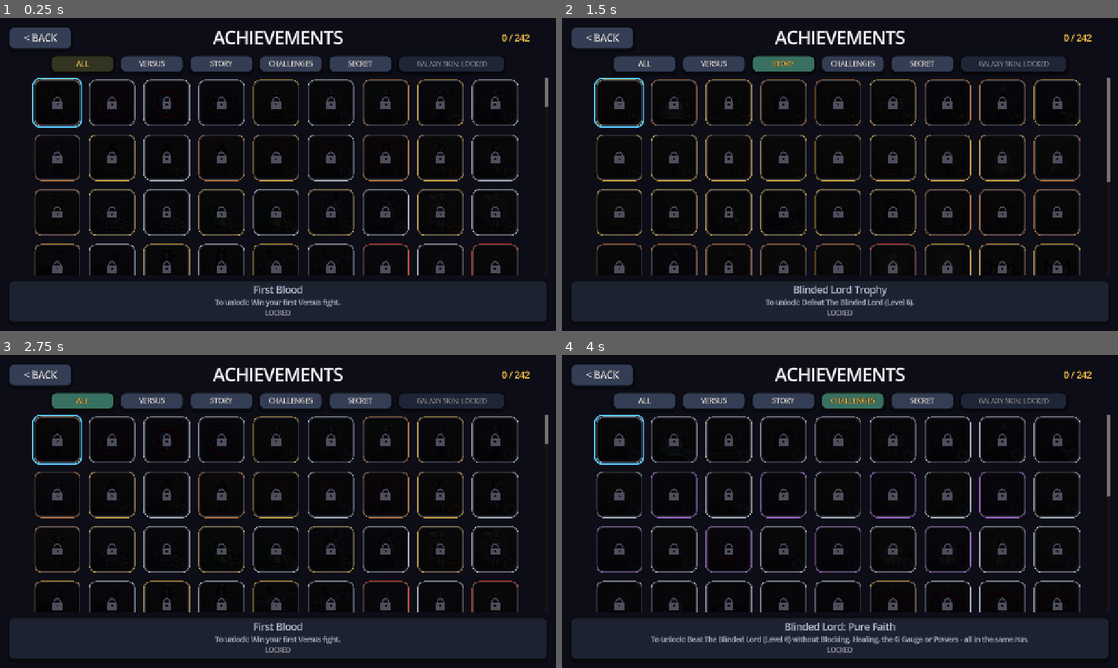
Above: before the commit, frames 1-4 (two rows, left to right).
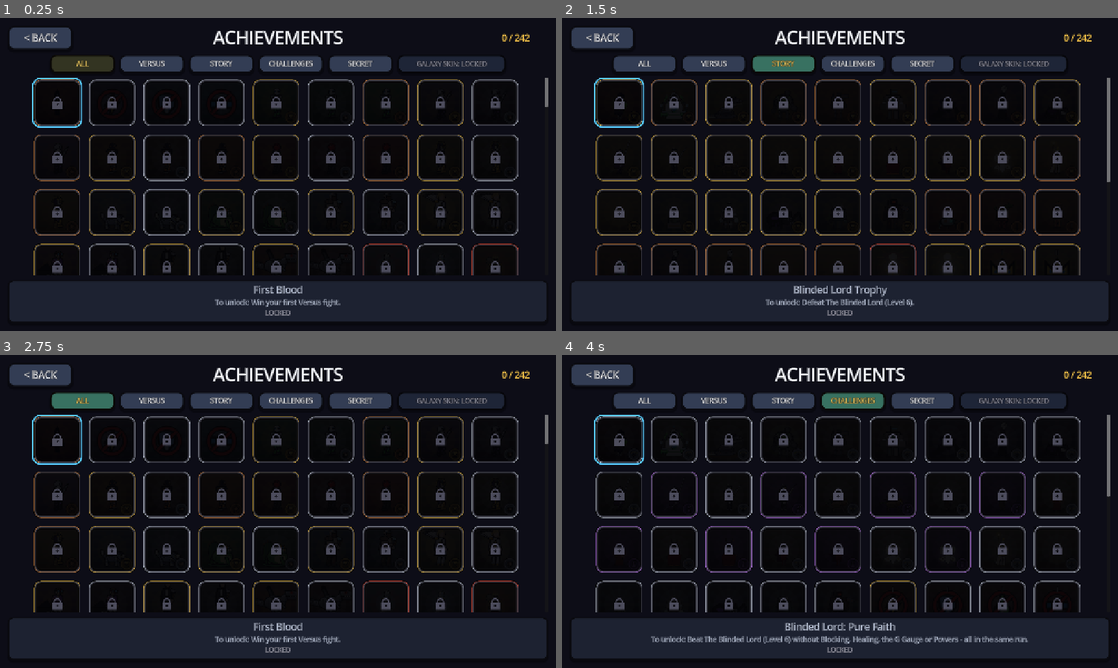
Above: after the commit, the same moments.

Repository: mahitoitadori2-dotcom/fighting-game
Game: Godot game, scene res://scenes/AchievementsMenu.tscn
Two runs of this game, one before a commit and one after it. Both use one fixed random seed, a clock stepped at 60 frames per second and the inputs below. This scene is started directly instead of the project's main scene.
Inputs:
- Up to frame 1 (0.25 s): no input
- Up to frame 2 (1.5 s): click "STORY" at 0.5 s; click "STORY" at 1.25 s
- Up to frame 3 (2.75 s): click "ALL" at 2 s
- Up to frame 4 (4 s): click "VERSUS" at 2.75 s; click "CHALLENGES" at 3.5 s

The runs differ from the first frame. In frame 1, 1.5% of the frame differs, in the area x 6-94%, y 19-83%; in frame 2, 1.5%; in frame 3, 1.5%; in frame 4, 1.5%.

Commit message:
Auto-commit: sweep.gd, sweep.gd.uid, sweep.tscn, sweeper.gd +4 more

Diff:
--- /dev/null
+++ b/_memprobe/sweep.gd
@@ -0,0 +1,8 @@
+extends Node
+
+func _ready() -> void:
+	StoryProgress.load_progress()
+	var s := Node.new()
+	s.set_script(load("res://_memprobe/sweeper.gd"))
+	s.name = "Sweeper"
+	get_tree().root.add_child.call_deferred(s)
--- /dev/null
+++ b/_memprobe/sweep.tscn
@@ -0,0 +1,6 @@
+[gd_scene load_steps=2 format=3]
+
+[ext_resource type="Script" path="res://_memprobe/sweep.gd" id="1"]
+
+[node name="Sweep" type="Node"]
+script = ExtResource("1")
--- /dev/null
+++ b/_memprobe/sweeper.gd
@@ -0,0 +1,150 @@
+extends Node
+## WHOLE-GAME SWEEP: every menu, every Versus map, every opponent, every fighter, every Story level,
+## every extension level, DemiLand and The Caves. The CPU plays. Per test it prints one RESULT line:
+## RESULT|name|load ms|avg fps|1% low fps|worst frame ms|frames > 33 ms|max draw calls|max nodes|static MB|note
+## Errors land in the log between the "### TEST" markers.
+
+const SKIP_WARMUP := 1.0                 # Ignore the first second of a test (loading spike)
+
+var _times: PackedFloat32Array = []
+var _draw_max := 0
+var _nodes_max := 0
+var _t := 0.0
+var _measuring := false
+var _first_frame_ms := -1.0
+var _start_ms := 0
+
+
+func _process(delta: float) -> void:
+	if not _measuring:
+		return
+	if _first_frame_ms < 0.0:
+		_first_frame_ms = float(Time.get_ticks_msec() - _start_ms)
+	_t += delta
+	if _t < SKIP_WARMUP:
+		return
+	_times.append(delta * 1000.0)
+	_draw_max = maxi(_draw_max, int(Performance.get_monitor(Performance.RENDER_TOTAL_DRAW_CALLS_IN_FRAME)))
+	_nodes_max = maxi(_nodes_max, int(Performance.get_monitor(Performance.OBJECT_NODE_COUNT)))
+
+
+func _wait(s: float) -> void:
+	await get_tree().create_timer(s, true, false, true).timeout
+
+
+## Runs one test: change scene, measure `secs`, print the RESULT line.
+func _test(name: String, scene: String, secs: float) -> void:
+	print("### TEST %s" % name)
+	if PauseMenu.is_open:
+		var pm := get_tree().root.get_node_or_null("PauseMenu")
+		if pm != null:
+			pm.queue_free()
+	get_tree().paused = false
+	Engine.time_scale = 1.0
+	_times = PackedFloat32Array()
+	_draw_max = 0
+	_nodes_max = 0
+	_t = 0.0
+	_first_frame_ms = -1.0
+	_start_ms = Time.get_ticks_msec()
+	var err := get_tree().change_scene_to_file(scene)
+	if err != OK:
+		print("RESULT|%s|0|0|0|0|0|0|0|0|SCENE LOAD FAILED (%d)" % [name, err])
+		return
+	_measuring = true
+	await _wait(secs)
+	_measuring = false
+	var note := ""
+	var cur := get_tree().current_scene
+	if cur != null and cur.scene_file_path != scene:
+		note = "ended early -> %s" % cur.scene_file_path.get_file()
+	_report(name, note)
+
+
+func _report(name: String, note: String) -> void:
+	var n := _times.size()
+	if n == 0:
+		print("RESULT|%s|%d|0|0|0|0|%d|%d|%d|no frames %s" % [name, int(_first_frame_ms), _draw_max, _nodes_max, int(OS.get_static_memory_usage() / 1048576), note])
+		return
+	var sum := 0.0
+	var worst := 0.0
+	var slow := 0
+	for v in _times:
+		sum += v
+		worst = maxf(worst, v)
+		if v > 33.3:
+			slow += 1
+	var sorted := _times.duplicate()
+	sorted.sort()
+	var p99: float = sorted[mini(n - 1, int(float(n) * 0.99))]
+	print("RESULT|%s|%d|%.0f|%.0f|%.1f|%d|%d|%d|%d|%s" % [name, int(_first_frame_ms), 1000.0 * float(n) / sum, 1000.0 / maxf(p99, 0.001),
+		worst, slow, _draw_max, _nodes_max, int(OS.get_static_memory_usage() / 1048576), note])
+
+
+func _ready() -> void:
+	process_mode = Node.PROCESS_MODE_ALWAYS
+	DisplayServer.window_set_vsync_mode(DisplayServer.VSYNC_DISABLED)
+	Engine.max_fps = 0
+	StoryManager.autoplay = true                       # CPU plays Story; dialogue advances; no auto-pause
+	ArenaManager.p1_cpu = true                         # Versus: AI vs AI
+	DemiLand.test_steer = true
+	var only := OS.get_environment("UB_SWEEP")         # Optional: run one part (menus/maps/versus/story/ext/demi)
+	print("SWEEP START graphics=%s" % GraphicsSettings.NAMES[GraphicsSettings.level])
+	# ---- 1. MENUS ----
+	if only == "" or only == "menus":
+		for sc in ["res://scenes/MainMenu.tscn", "res://scenes/CharacterSelect.tscn", "res://scenes/MatchSettings.tscn",
+				"res://scenes/StoryMenu.tscn", "res://scenes/MapCatalogue.tscn", "res://scenes/AchievementsMenu.tscn", "res://scenes/PreFight.tscn"]:
+			await _test("menu " + String(sc).get_file().get_basename(), sc, 4.0)
+		var base_mem := int(OS.get_static_memory_usage() / 1048576)
+		print("MEM after menus: %d MB" % base_mem)
+	# ---- 2. EVERY VERSUS MAP (Architect vs Warrior, both CPU) ----
+	if only == "" or only == "maps":
+		CharacterRoster.selected_id = "architect"
+		CharacterRoster.opponent_id = "warrior"
+		for e in MapCatalog.entries():
+			ArenaManager.selected_arena = String(e["id"])
+			await _test("map " + String(e["id"]), String(e["scene"]), 4.0)
+	# ---- 3. EVERY OPPONENT (incl. all 33 Story ones) + every fighter as P1 ----
+	if only == "" or only == "versus":
+		for e in EnemyManager.entries():
+			if e.get("story", false):
+				StoryProgress.seen[String(e["class"])] = true     # (in memory only)
+		ArenaManager.selected_arena = "test"
+		CharacterRoster.selected_id = "architect"
+		for e in CharacterRoster.all():
+			CharacterRoster.opponent_id = String(e["id"])
+			await _test("vs " + String(e["id"]), "res://Main.tscn", 7.0)
+		CharacterRoster.opponent_id = "warrior"
+		for e in CharacterRoster.playable():
+			CharacterRoster.selected_id = String(e["id"])
+			await _test("p1 " + String(e["id"]), "res://Main.tscn", 7.0)
+		CharacterRoster.selected_id = "architect"
+	# ---- 4. EVERY STORY LEVEL (CPU) ----
+	if only == "" or only == "story":
+		for n in range(1, 63):
+			StoryProgress.current_level = n
+			StoryManager.boss_retry = 0
+			await _test("story %d %s" % [n, String(StoryLevels.get_level(n).get("title", ""))], "res://scenes/StoryArena.tscn", 16.0)
+			# Boss levels: also start right at the boss (boss intro + fight + stance)
+			if String(StoryLevels.get_level(n).get("boss", "")) != "" and not (StoryLevels.get_level(n).get("waves", []) as Array).is_empty():
+				StoryManager.boss_retry = n
+				await _test("boss %d" % n, "res://scenes/StoryArena.tscn", 16.0)
+	# ---- 5. BOSS EXTENSIONS ----
+	if only == "" or only == "ext":
+		for k in StoryLevels.EXT_ORDER:
+			var first := int(StoryLevels.EXTENSIONS[k]["first"])
+			for i in 3:
+				StoryProgress.current_level = first + i
+				await _test("ext %s" % StoryLevels.ext_code(first + i), "res://scenes/StoryArena.tscn", 16.0)
+	# ---- 6. DEMILAND + THE CAVES ----
+	if only == "" or only == "demi":
+		StoryProgress.current_level = 63
+		await _test("demiland", "res://scenes/DemiLand.tscn", 45.0)
+		for n in [64, 65, 66]:
+			StoryProgress.current_level = n
+			await _test("cave %d" % n, "res://scenes/CaveSlide.tscn", 20.0)
+	# ---- back to the menu: memory after everything ----
+	await _test("menu MainMenu (end)", "res://scenes/MainMenu.tscn", 4.0)
+	print("MEM at end: %d MB" % int(OS.get_static_memory_usage() / 1048576))
+	print("SWEEP DONE")
+	get_tree().quit()
--- a/scripts/achievements/AchievementCard.gd
+++ b/scripts/achievements/AchievementCard.gd
@@ -1,18 +1,91 @@
 class_name AchievementCard
 extends Control
 ## One achievement's artwork as a Control (AchievementArt). animate = redraw every frame
-## (the toast, the hovered card); otherwise it is drawn once (a grid of 100+ cards stays cheap).
+## (the toast, the hovered card). Otherwise the artwork is BAKED once into a picture (a hidden
+## SubViewport, one card per frame) and drawn as ONE texture: the Achievements grid had ~6500
+## draw calls per frame from 200+ clipped vector cards (sweep 2026-11-14). Pictures are cached for
+## the session (id + locked + size).
 
 var def: Dictionary = {}
 var locked := false
 var animate := false
 
 var _t := 0.0
+var _tex: Texture2D
+
+static var _cache := {}                  # key -> ImageTexture
+static var _queue: Array = []            # Cards waiting to be baked
+static var _baking := false
 
 
 func _ready() -> void:
 	clip_contents = true
 	set_process(animate)
+	resized.connect(_request)
+	_request.call_deferred()
+
+
+func _key() -> String:
+	return "%s|%s|%dx%d" % [def.get("id", ""), locked, int(size.x), int(size.y)]
+
+
+func _request() -> void:
+	if animate or def.is_empty() or size.x < 8.0 or size.y < 8.0:
+		return
+	var k := _key()
+	if _cache.has(k):
+		_tex = _cache[k]
+		queue_redraw()
+		return
+	_tex = null
+	if not _queue.has(self):
+		_queue.append(self)
+	if not _baking:
+		_bake_queue.call_deferred(get_tree())
+
+
+static func _bake_queue(tree: SceneTree) -> void:
+	if _baking or tree == null:
+		return
+	_baking = true
+	while not _queue.is_empty():
+		# Up to 12 cards per frame: each gets a hidden viewport, all are read back after one frame
+		var batch: Array = []
+		while not _queue.is_empty() and batch.size() < 12:
+			var card: AchievementCard = _queue.pop_front()
+			if card == null or not is_instance_valid(card) or not card.is_inside_tree():
+				continue
+			var k := card._key()
+			if _cache.has(k):
+				card._tex = _cache[k]
+				card.queue_redraw()
+				continue
+			var vp := SubViewport.new()
+			vp.size = Vector2i(int(card.size.x), int(card.size.y))
+			vp.transparent_bg = true
+			vp.render_target_update_mode = SubViewport.UPDATE_ONCE
+			var painter := Control.new()
+			painter.size = card.size
+			var d := card.def
+			var lk := card.locked
+			var r := Rect2(Vector2.ZERO, card.size).grow(-3.0)
+			painter.draw.connect(func() -> void: AchievementArt.draw(painter, d, r, 0.0, lk))
+			vp.add_child(painter)
+			tree.root.add_child(vp)
+			batch.append([card, k, vp])
+		if batch.is_empty():
+			continue
+		await RenderingServer.frame_post_draw
+		for b in batch:
+			var vp2: SubViewport = b[2]
+			if is_instance_valid(vp2):
+				_cache[b[1]] = ImageTexture.create_from_image(vp2.get_texture().get_image())
+				vp2.queue_free()
+			var c: AchievementCard = b[0]
+			if is_instance_valid(c) and c._key() == b[1]:
+				c._tex = _cache.get(b[1])
+				c.queue_redraw()
+	_baking = false
 
 
 func set_animate(on: bool) -> void:
@@ -20,6 +93,7 @@
 	set_process(on)
 	if not on:
 		_t = 0.0
+		_request()
 	queue_redraw()
 
 
@@ -31,4 +105,7 @@
 func _draw() -> void:
 	if def.is_empty():
 		return
+	if not animate and _tex != null:
+		draw_texture(_tex, Vector2.ZERO)                  # Baked: one draw call
+		return
 	AchievementArt.draw(self, def, Rect2(Vector2.ZERO, size).grow(-3.0), _t, locked)
--- a/scripts/ui/CharacterCard.gd
+++ b/scripts/ui/CharacterCard.gd
@@ -19,6 +19,7 @@
 var _is_you := false
 var _is_opp := false
 var _hover := false
+var _portrait: CharacterPortrait
 var _badge: Label
 var _style_normal: StyleBoxFlat
 var _style_hover: StyleBoxFlat
@@ -55,6 +56,8 @@
 	portrait.art = entry.get("art", null)
 	portrait.portrait_h = float(entry.get("portrait_h", 0.0))
 	portrait.accent = _accent
+	portrait.animate = false                        # Still until hovered / picked (_apply_style)
+	_portrait = portrait
 	portrait.custom_minimum_size = Vector2(0, 200)
 	frame.add_child(portrait)
 	v.add_child(frame)
@@ -139,6 +142,8 @@
 
 
 func _apply_style() -> void:
+	if _portrait != null:
+		_portrait.set_animate(_hover or _is_you or _is_opp)   # Only these move (the rest are drawn once)
 	var s := _style_normal
 	if _is_you or _is_opp:
 		var col := BOTH_COLOR if (_is_you and _is_opp) else (YOU_COLOR if _is_you else OPP_COLOR)
--- a/scripts/ui/CharacterPortrait.gd
+++ b/scripts/ui/CharacterPortrait.gd
@@ -10,12 +10,25 @@
 ## roster gives the big Story bosses theirs so they fit the card.
 var portrait_h := 0.0
 
+## Idle animation on (redrawn every frame). Character Select turns it on only for the hovered /
+## picked cards: 50 portraits redrawn every frame dropped the menu to ~25 FPS (sweep 2026-11-14).
+var animate := true
+
 var _t := 0.0
 
 
 func _ready() -> void:
 	clip_contents = true
 	mouse_filter = Control.MOUSE_FILTER_IGNORE
+	set_process(animate)
+
+
+func set_animate(on: bool) -> void:
+	if on == animate:
+		return
+	animate = on
+	set_process(on)
+	queue_redraw()
 
 
 func _process(delta: float) -> void:
Not shown, added: _memprobe/sweep.gd.uid
Not shown, added: _memprobe/sweeper.gd.uid
